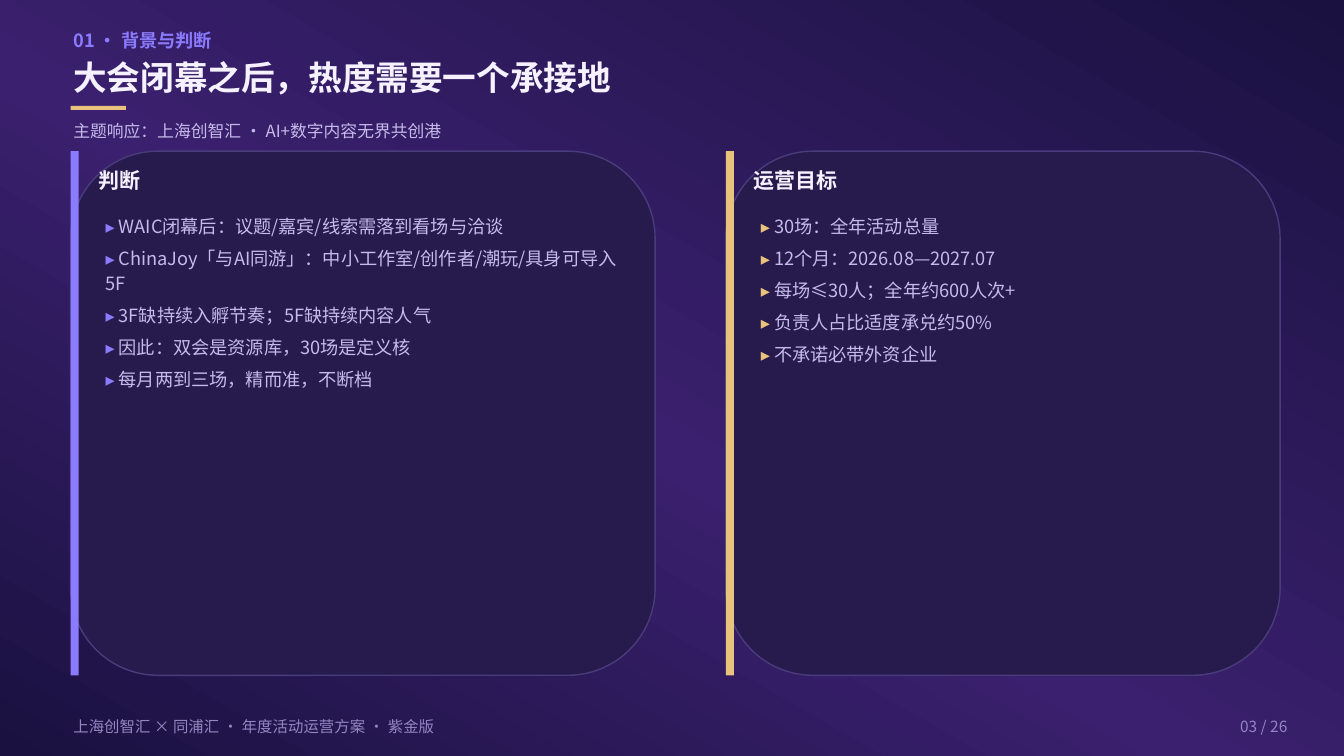
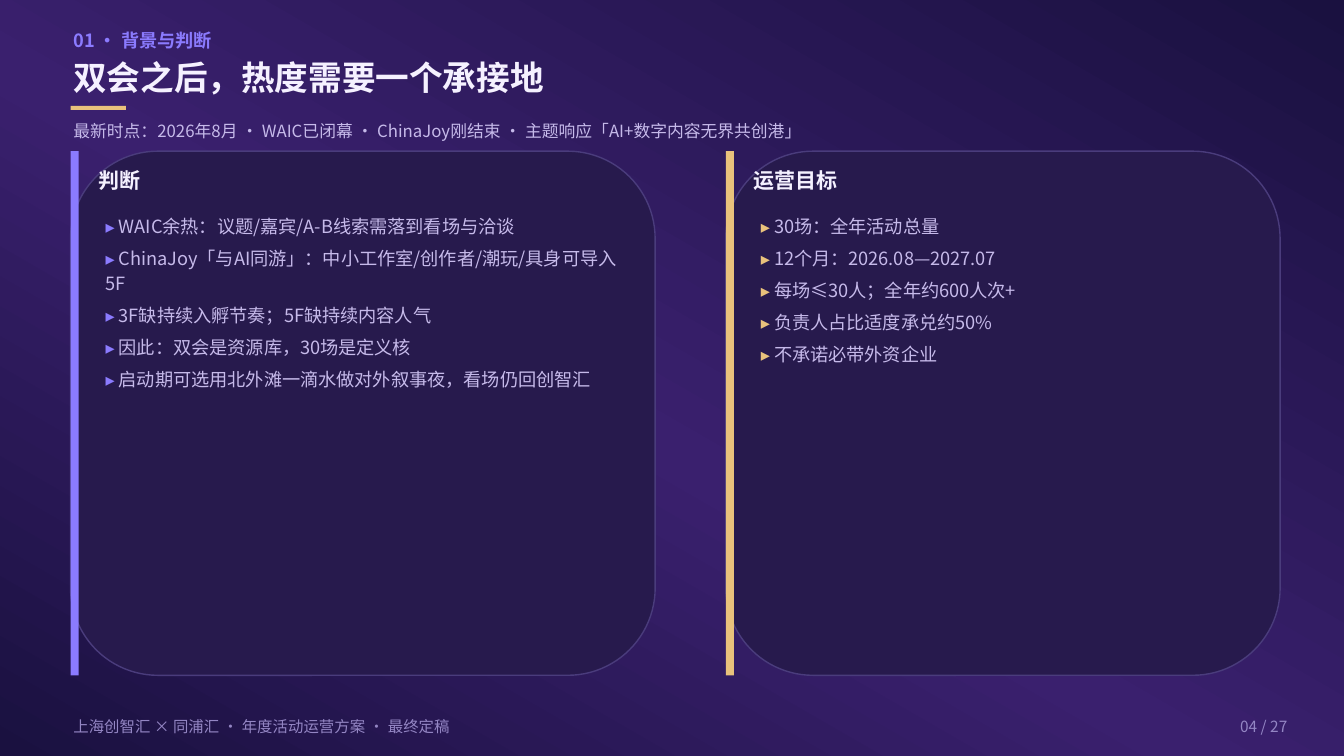
Before and after one commit to hujigang2010-maker/AIDEN, a slide deck: slide 4 of proposal/chuangzhihui-30-events-waic-cj-fuse.pptx (slide 3 before the commit). Drawn at 1344x756 pixels with LibreOffice and Linux fonts; fonts in the diff are those of the drawing. Boxes give left, top, right and bottom in pixels: in the first picture for what was removed or moved away, otherwise in the second. Text is boxed around its words. In the diff, an @@ line names an element or a change of style, - is before the commit and + after.

```diff
--- a/proposal/chuangzhihui-30-events-waic-cj-fuse.pptx
+++ b/proposal/chuangzhihui-30-events-waic-cj-fuse.pptx
@@ text at bbox=[73, 61, 543, 95]: text changed @@
-大会闭幕之后，热度需要一个承接地
+双会之后，热度需要一个承接地
@@ text at bbox=[73, 123, 801, 141]: text changed @@
-主题响应：上海创智汇 · AI+数字内容无界共创港
+最新时点：2026年8月 · WAIC已闭幕 · ChinaJoy刚结束 · 主题响应「AI+数字内容无界共创港」
@@ text at bbox=[119, 217, 515, 236]: text changed @@
-▸ WAIC闭幕后：议题/嘉宾/线索需落到看场与洽谈
+▸ WAIC余热：议题/嘉宾/A-B线索需落到看场与洽谈
@@ text at bbox=[119, 370, 591, 388]: text changed @@
-▸ 每月两到三场，精而准，不断档
+▸ 启动期可选用北外滩一滴水做对外叙事夜，看场仍回创智汇
@@ text at bbox=[73, 719, 450, 733]: text changed @@
-上海创智汇 × 同浦汇 · 年度活动运营方案 · 紫金版
+上海创智汇 × 同浦汇 · 年度活动运营方案 · 最终定稿
@@ text at bbox=[1240, 720, 1287, 732]: text changed @@
-03 / 26
+04 / 27
```
Also in this commit, not shown: 25 other slides changed, 1 slide added, 17 other files.
